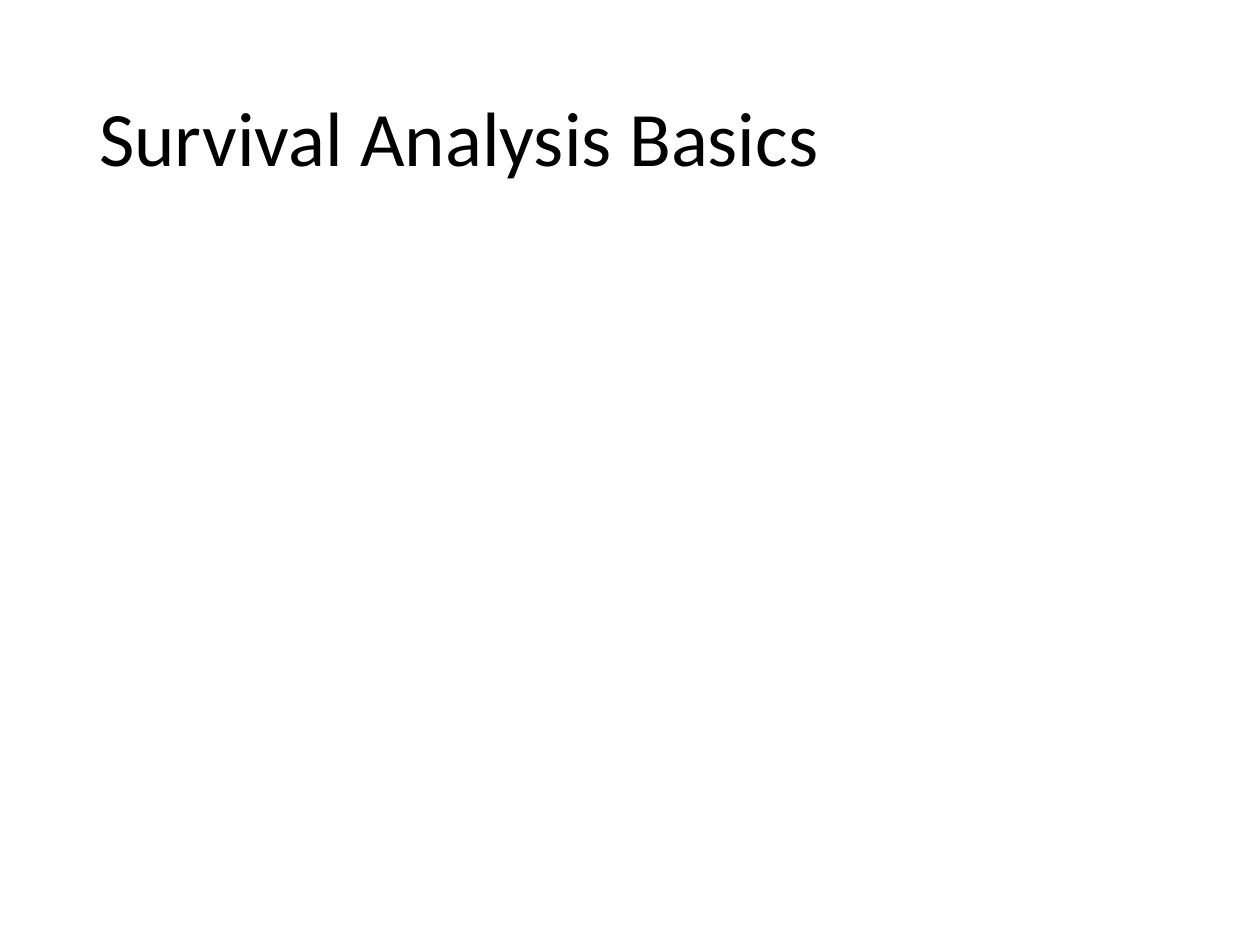
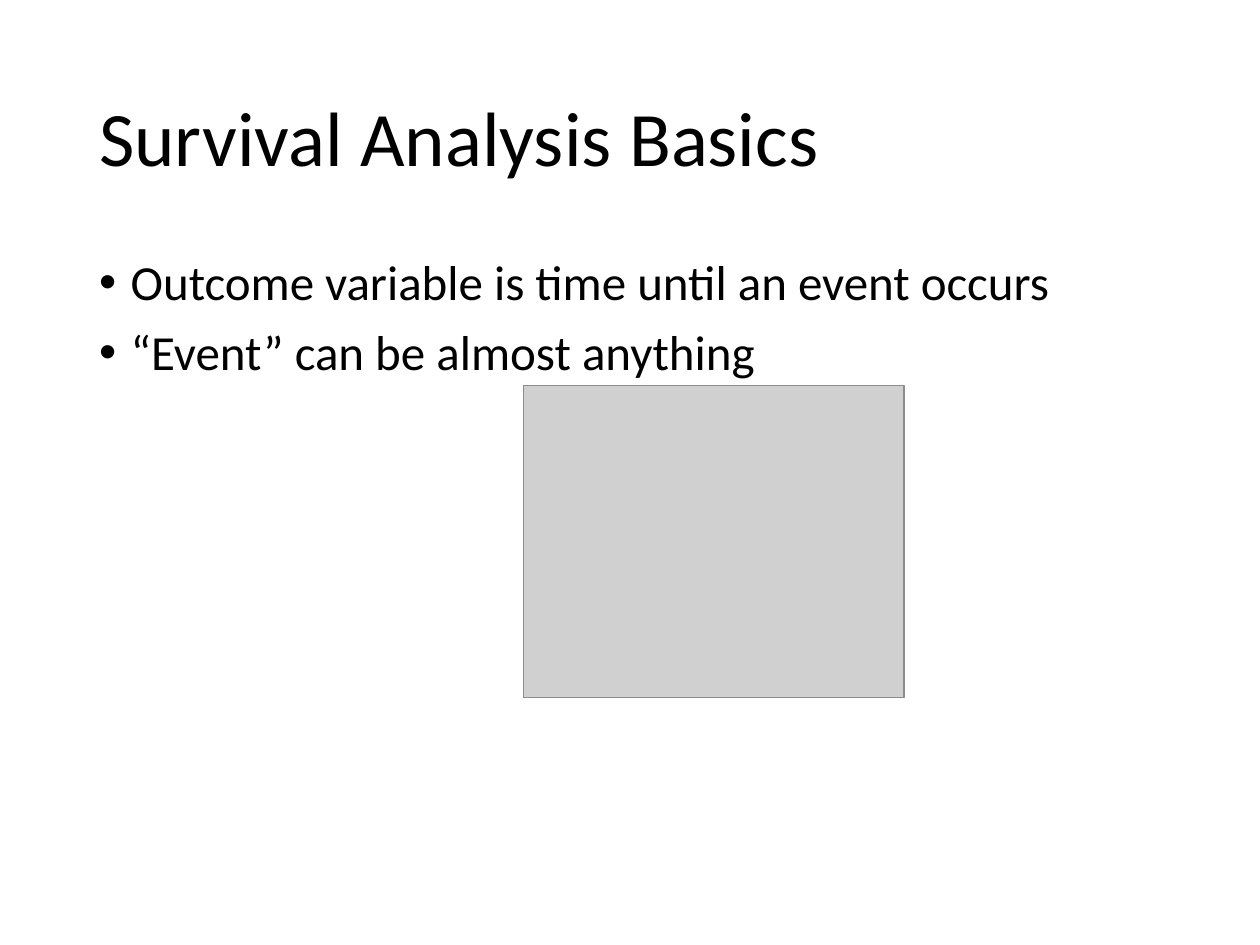
Before and after one commit to sawedge/CT_pretrial_detention, a slide deck: slide 3 of reports/Draft Presentation.pptx. Drawn at 1260x945 pixels with LibreOffice and Linux fonts; fonts in the diff are those of the drawing; grey boxes stand for pictures. Boxes give left, top, right and bottom in pixels: in the first picture for what was removed or moved away, otherwise in the second. Text is boxed around its words. In the diff, an @@ line names an element or a change of style, - is before the commit and + after.

Commit message:
Presentation work and initial exploration notebook

```diff
--- a/reports/Draft Presentation.pptx
+++ b/reports/Draft Presentation.pptx
@@ text added at (x1=131, y1=266, x2=1049, y2=379), 28 pt, text #000000 @@
+• Outcome variable is time until an event occurs
+• “Event” can be almost anything
@@ picture added at (x1=524, y1=386, x2=905, y2=698) @@
```
Also in this commit, not shown: 1 other file.
